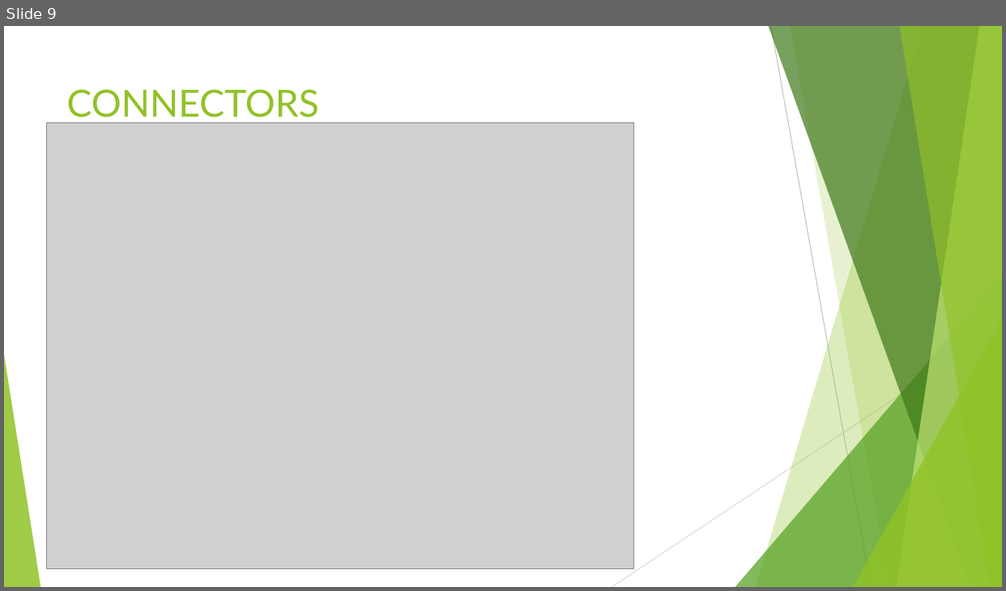
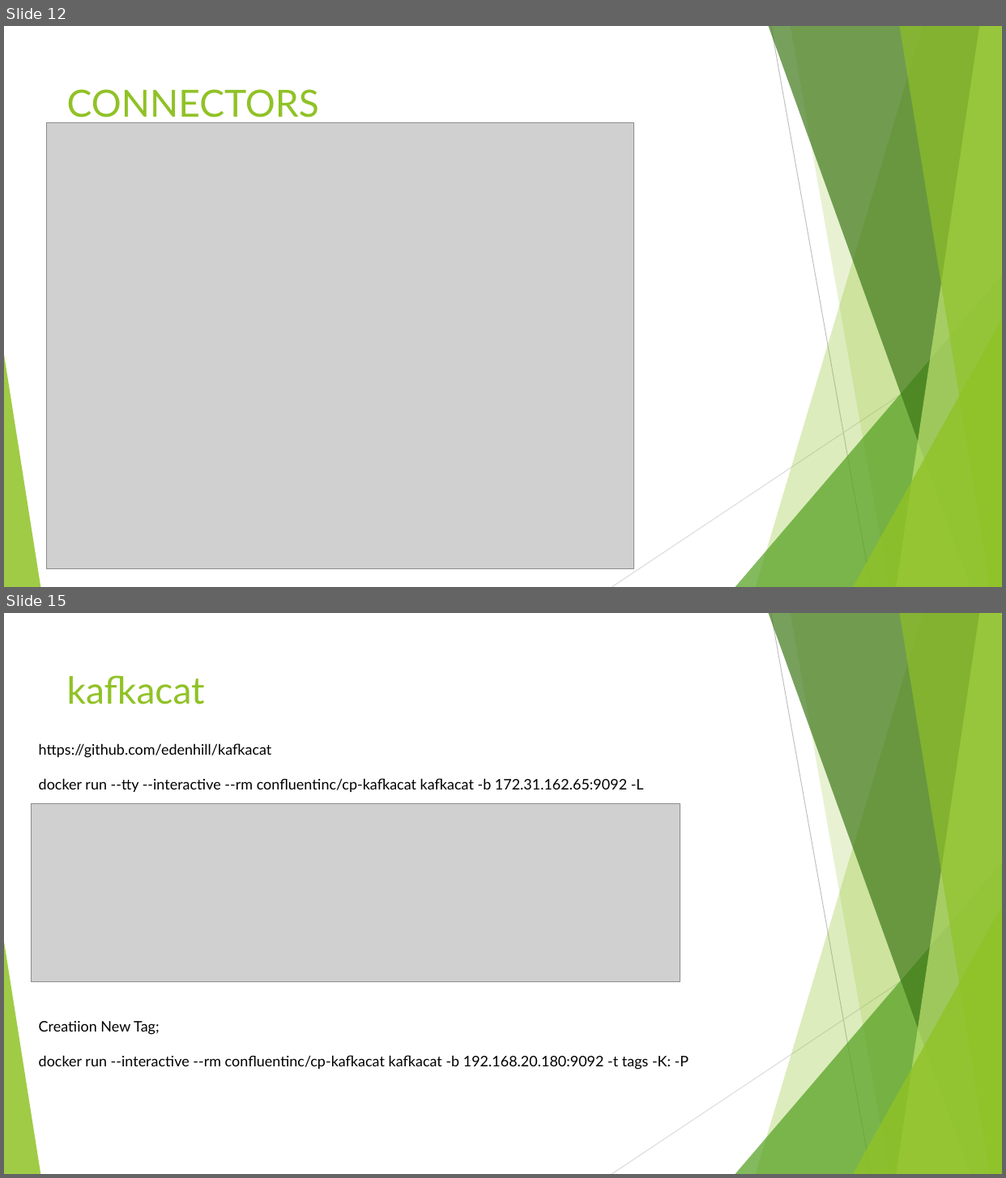
Before and after one commit to farukterzioglu/Kafka-Workout, a slide deck: Kafka.pptx. Shown one above the other, each under a label of ours: slide 9 before the commit, slides 12 and 15 after it; the slides between them are not shown. The pictures are 1006x591 and 1006x1178 pixels, drawn with LibreOffice and Linux fonts; fonts in the diff are those of the drawing; grey boxes stand for pictures. Boxes give left, top, right and bottom in pixels: in the first picture for what was removed or moved away, otherwise in the second. Text is boxed around its words. In the diff, an @@ line names an element or a change of style, - is before the commit and + after.

```diff
--- a/Kafka.pptx
+++ b/Kafka.pptx
@@ slide 15 added at bbox=[4, 613, 1002, 1174], background #FFFFFF; not listed: 10 template elements that a slide beside it also shows @@
@@ title added at bbox=[67, 675, 205, 705], 36 pt, text #90C226 @@
+kafkacat
@@ text added at bbox=[39, 743, 644, 792], 14 pt, text #000000 @@
+https://github.com/edenhill/kafkacat
+docker run --tty --interactive --rm confluentinc/cp-kafkacat kafkacat -b 172.31.162.65:9092 -L
@@ picture added at bbox=[31, 804, 680, 982] @@
@@ text added at bbox=[39, 1021, 688, 1070], 14 pt, text #000000 @@
+Creatiion New Tag;
+docker run --interactive --rm confluentinc/cp-kafkacat kafkacat -b 192.168.20.180:9092 -t tags -K: -P
@@ what was slide 9 is now slide 12 @@
```
Also in this commit, not shown: 5 other slides added, 2 other files.
